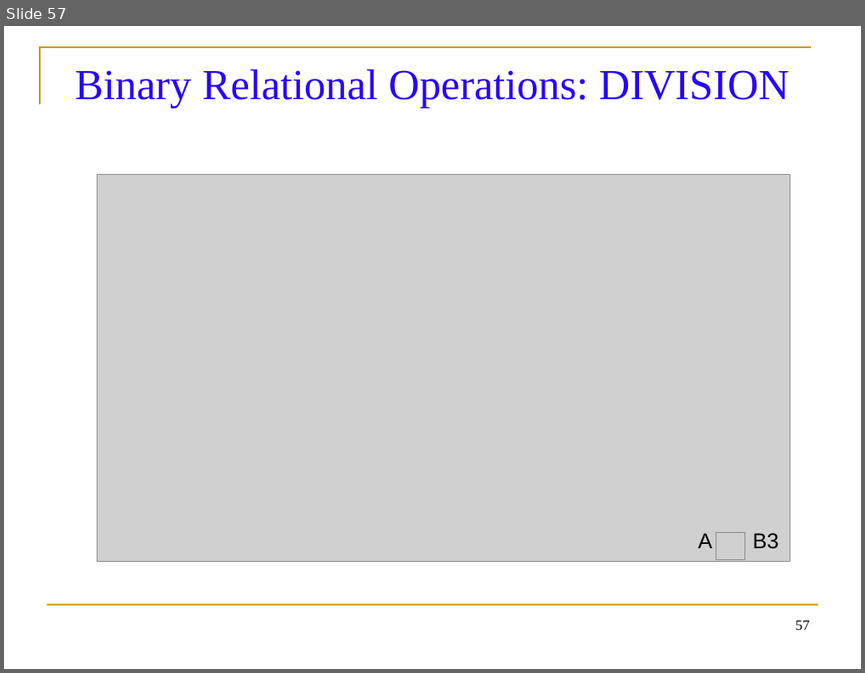
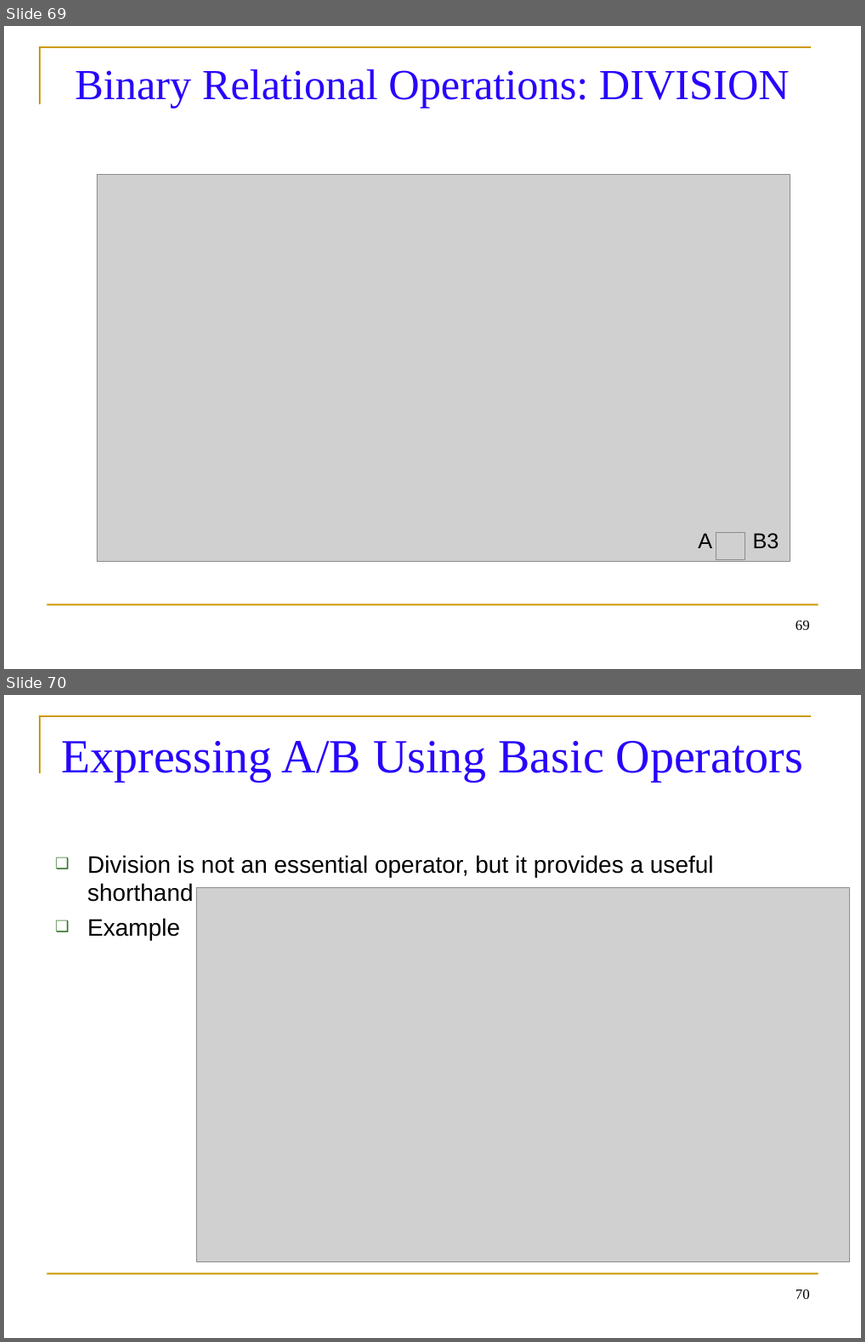
Before and after one commit to balachander712/Lab-Main, a slide deck: Sem3/Materials/Database Management System/Relational Algebra Operations.ppt. Shown one above the other, each under a label of ours: slide 57 before the commit, slides 69 and 70 after it. The pictures are 865x673 and 865x1342 pixels, drawn with LibreOffice and Linux fonts; fonts in the diff are those of the drawing; grey boxes stand for pictures. Boxes give left, top, right and bottom in pixels: in the first picture for what was removed or moved away, otherwise in the second. Text is boxed around its words. In the diff, an @@ line names an element or a change of style, - is before the commit and + after.

```diff
--- a/Sem3/Materials/Database Management System/Relational Algebra Operations.ppt
+++ b/Sem3/Materials/Database Management System/Relational Algebra Operations.ppt
@@ slide 70 added at (4, 695, 861, 1338), background #FFFFFF; not listed: 2 template elements that a slide beside it also shows @@
@@ title added at (61, 741, 804, 782), 40 pt, text #2704FC @@
+Expressing A/B Using Basic Operators
@@ text added at (87, 855, 714, 940), 20 pt, text #000000 @@
+❑ Division is not an essential operator, but it provides a useful shorthand
+❑ Example
@@ picture added at (197, 888, 849, 1261) @@
@@ page number added at (795, 1289, 810, 1299), 12 pt, text #000000 @@
+70
@@ what was slide 57 is now slide 69 @@
@@ page number at (795, 620, 810, 630): text changed @@
-57
+69
```
Also in this commit, not shown: 10 slides changed, 35 other slides added, 24 other files.
